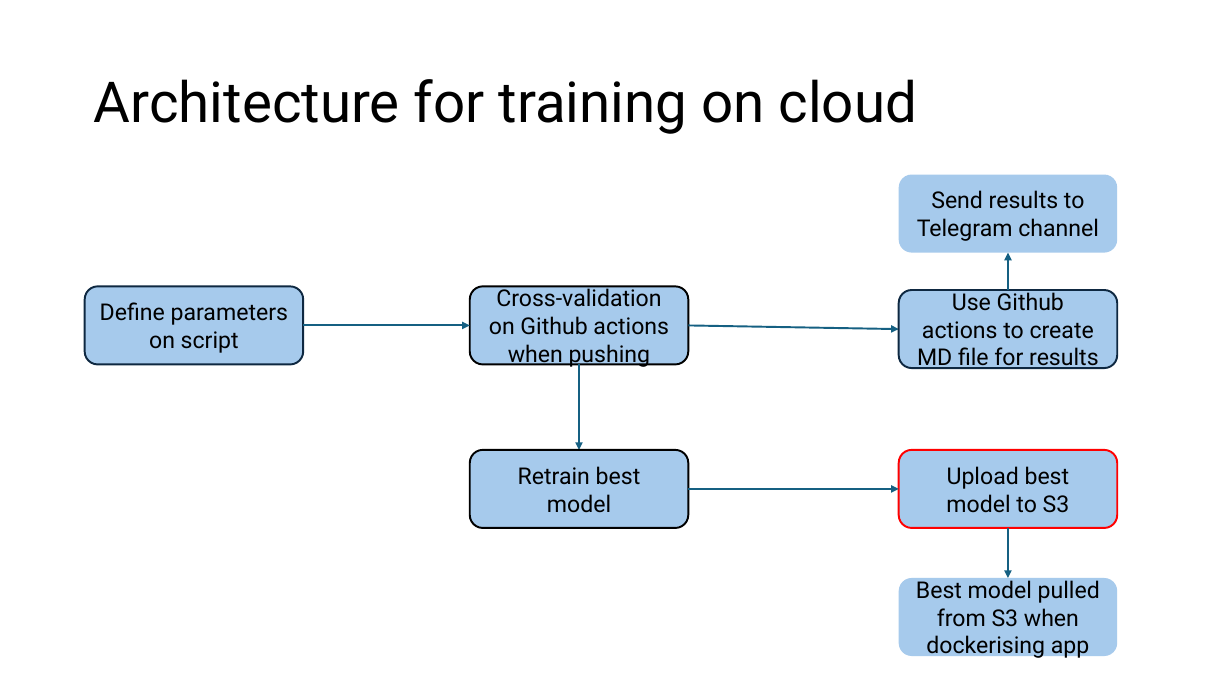
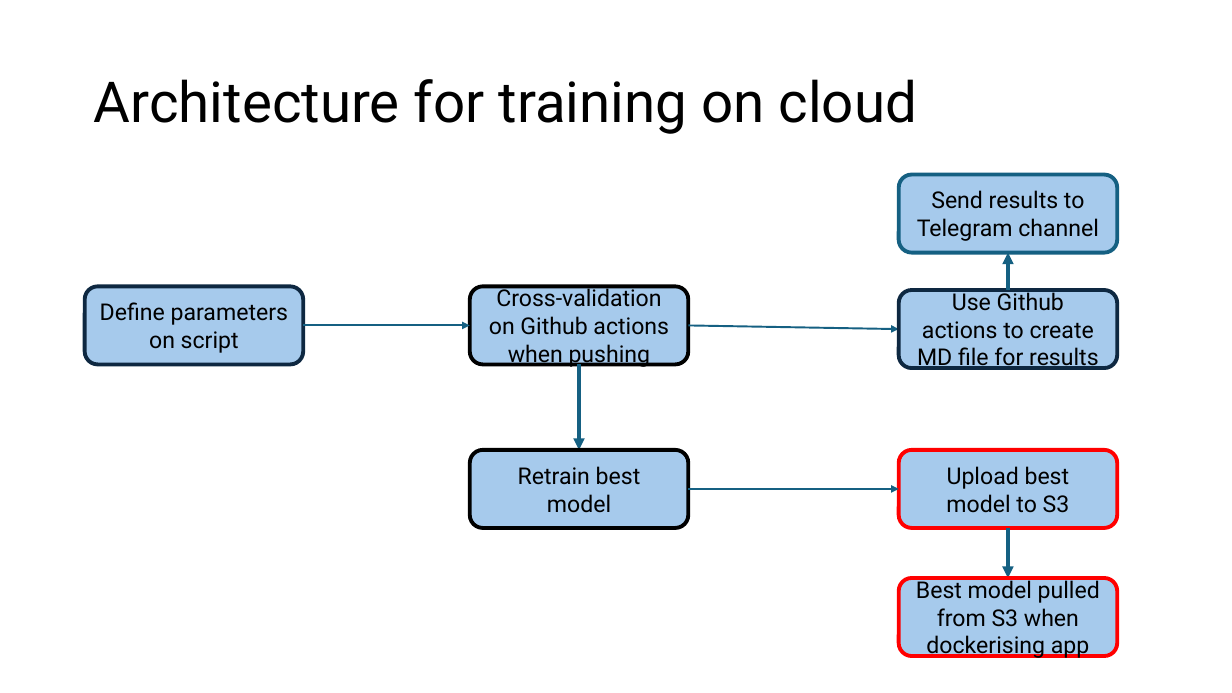
Before and after one commit to ziyu-toh/hdb-resale-prediction, a slide deck: slide 5 of docs/Architecture Overview.pptx. Drawn at 1232x693 pixels with LibreOffice and Linux fonts; fonts in the diff are those of the drawing. Boxes give left, top, right and bottom in pixels: in the first picture for what was removed or moved away, otherwise in the second. Text is boxed around its words. In the diff, an @@ line names an element or a change of style, - is before the commit and + after.

```diff
--- a/docs/Architecture Overview.pptx
+++ b/docs/Architecture Overview.pptx
@@ rounded rectangle "Send results to Telegram channel" at (899,175,1118,253): outline none to #156082 3 pt @@
@@ arrow (1008, 290) - (1008, 252): stroke #156082 1.5 pt to #156082 3 pt @@
@@ rounded rectangle "Cross-validation on Github actions when ..." at (470,287,689,365): outline #000000 1.5 pt to #000000 3 pt @@
@@ rounded rectangle "Use Github actions to create ..." at (899,290,1118,369): outline #0E2841 1.5 pt to #0E2841 3 pt @@
@@ arrow (579, 364) - (579, 450): stroke #156082 1.5 pt to #156082 3 pt @@
@@ arrow (1008, 528) - (1008, 579): stroke #156082 1.5 pt to #156082 3 pt @@
@@ rounded rectangle "Best model pulled from S3 ..." at (899,579,1118,657): outline none to #FF0000 3 pt @@
```
Also in this commit, not shown: 1 other slide changed, 1 slide added, 4 other files.
